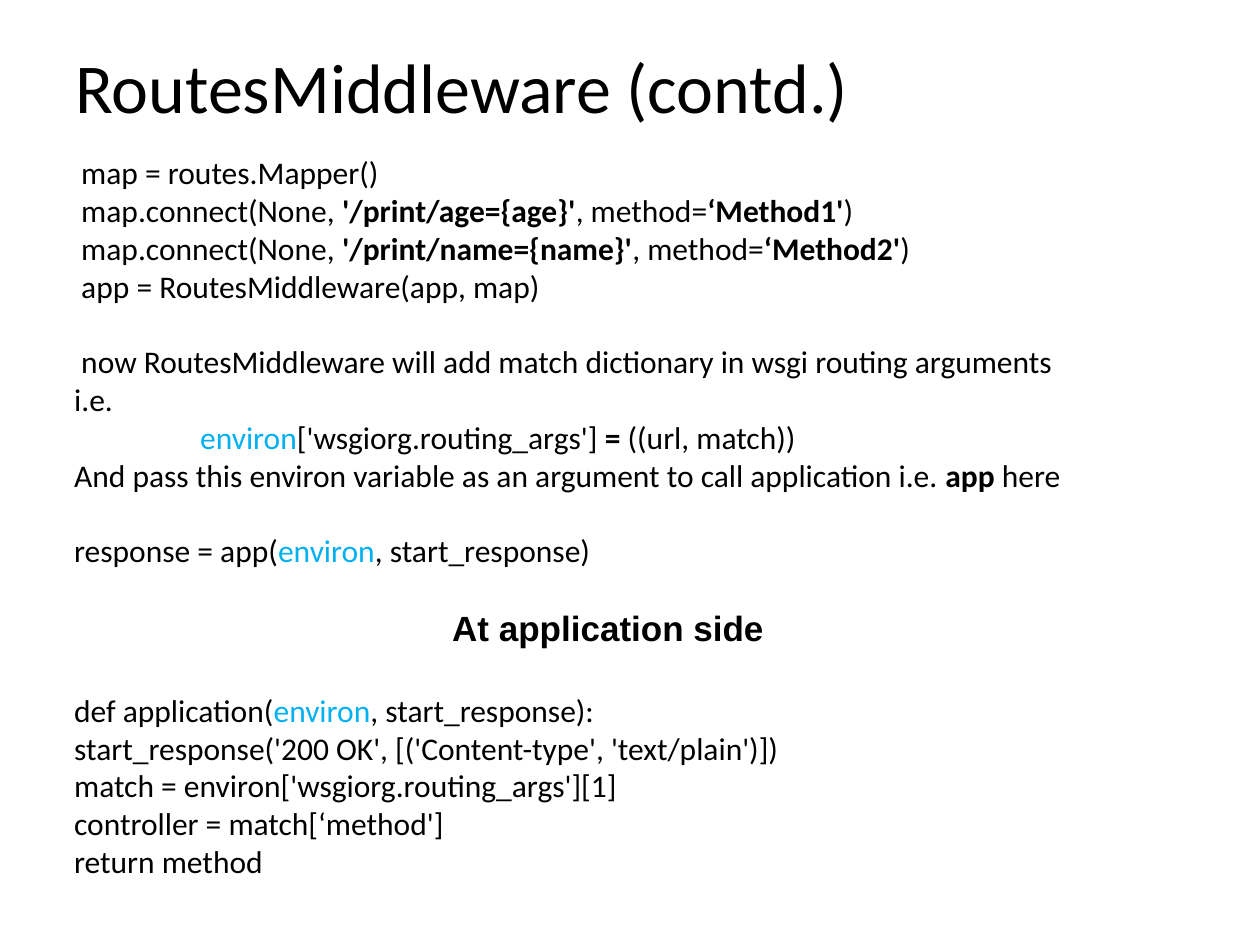
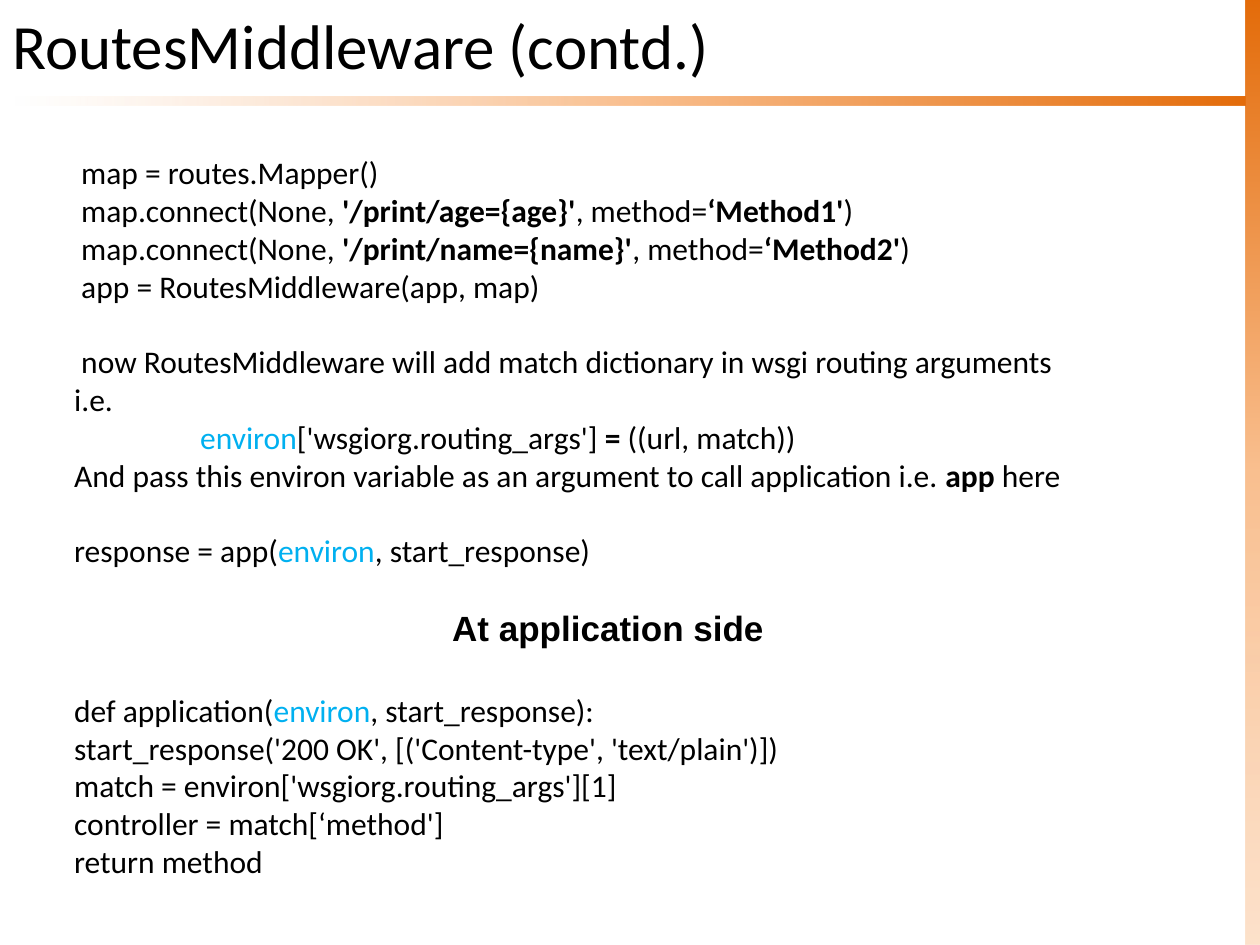
Before and after one commit to sknrao/openstack-neutron-revengg, a slide deck: slide 3 of OS-Neutron-WSGI.pptx. Drawn at 1260x945 pixels with LibreOffice and Linux fonts; fonts in the diff are those of the drawing. Boxes give left, top, right and bottom in pixels: in the first picture for what was removed or moved away, otherwise in the second. Text is boxed around its words. In the diff, an @@ line names an element or a change of style, - is before the commit and + after.

Commit message:
Updated WSGI Slide with Theme
Updating the theme and basic modifications to some slides to restrict
data within slide boundaries

```diff
--- a/OS-Neutron-WSGI.pptx
+++ b/OS-Neutron-WSGI.pptx
@@ text "RoutesMiddleware (contd.)": place and size @@
-text "RoutesMiddleware (contd.)" at <box>75,62,848,123</box>
+text "RoutesMiddleware (contd.)" at <box>12,23,708,78</box>
@@ text "RoutesMiddleware (contd.)" at <box>12,23,708,78</box>: size 40 to 36 pt @@
@@ rectangle added at <box>1245,0,1260,945</box>, fill gradient #E46C0A to #FAC090 to #FCD5B5 @@
@@ rectangle added at <box>15,97,1245,106</box>, fill gradient #E46C0A to #FAC090 to #FCD5B5 @@
```
Also in this commit, not shown: 24 other slides changed, 1 slide added.
